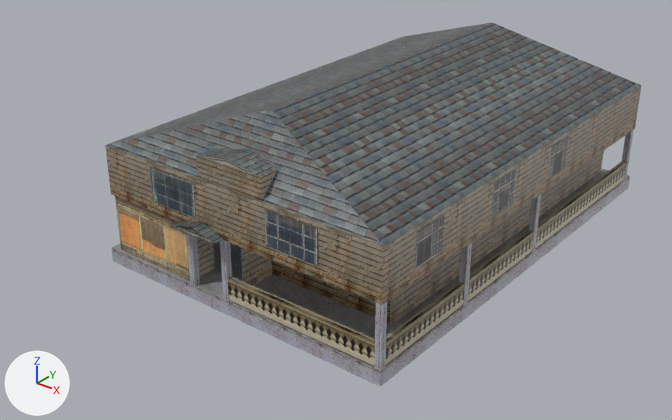
Two versions of the Blender file P8/Models/CJ_casa/CASADECJ_doble.blend, one commit apart.
The view is the same before and after, from a 50 mm lens placed at (8.39, -11.98, 7.34), pointed at (-0.7, -0.61, 0.29). The lights are fixed; the arrows at lower left show +X, +Y and +Z.

Script lines for the objects in view, before the commit:
```python
me_plane_016 = bpy.data.meshes.new('Plane.016')
me_plane_016.from_pydata(...)  # 197 vertices, 125 faces; spans x -1.01..1.0, y -1.53..1.52, z -0.56..0.55
me_plane_016.materials.append(mat_material_005)  # picture img_color_a05_1_png
me_plane_016.materials.append(mat_material_004)  # picture img_color_a05_4_png
me_plane_016.materials.append(mat_material_013)  # picture img_color_a05_4_png
me_plane_016.materials.append(mat_material_014)  # picture img_color_a05_10_png
me_plane_016.materials.append(mat_material_006)  # picture img_color_a05_1_png
me_plane_016.materials.append(mat_material_001)  # picture img_color_a05_10_png
me_plane_016.materials.append(mat_material_002)  # picture img_color_a05_5_png
me_plane_016.materials.append(mat_material_003)  # picture img_color_a05_2_png
me_plane_016.materials.append(mat_material_007)  # picture img_color_a05_10_png
me_plane_016.materials.append(mat_material_008)  # picture img_color_a05_5_png
me_plane_016.materials.append(mat_material_009)  # picture img_color_a05_3_png
me_plane_016.materials.append(mat_material_010)  # picture img_color_a05_3_png
me_plane_016.materials.append(mat_material_011)  # picture img_color_a05_png
me_plane_016.materials.append(mat_material_012)  # picture img_color_a05_8_png
ob_base_casa_001 = bpy.data.objects.new('base casa.001', me_plane_016)
ob_base_casa_001.location = (0.0, 0.0, 1.5)
ob_base_casa_001.scale = (2.68, 2.68, 2.68)
```
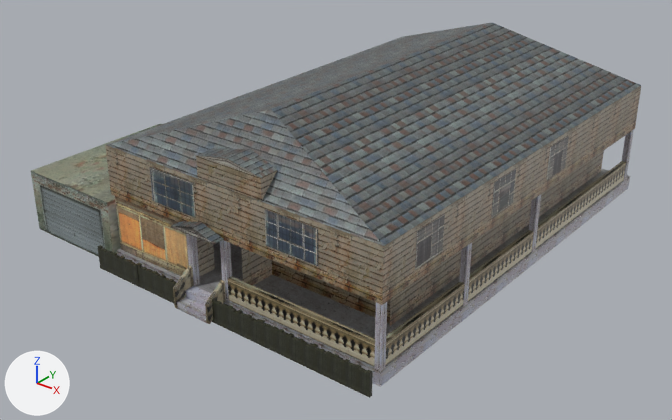
Pixel boxes [x1, y1, x2, y2] of what changed, in the pictures (672 x 420 px):
'Cube', added: after [31, 124, 162, 257]
'Cube.001', added: after [39, 184, 106, 256]
'barda.004', added (black): after [312, 344, 373, 398]
'barda.003', added (black): after [259, 319, 313, 370]
'barda.002', added (black): after [210, 298, 260, 345]
'barda.001', added (black): after [97, 245, 139, 287]
'barda', added (black): after [136, 263, 177, 303]
'AGARRADERAS', added: after [173, 266, 226, 324]
'escaleras', added: after [177, 286, 211, 323]

The change, as a list of edits to the scene's bpy script:
```text
Add img_color_a05_21_png:
    img_color_a05_21_png = load_image('__Color_A05_21.png', 'tex/__Color_A05_21.png', 64, 128, 'sRGB')
Add img_color_a05_14_png:
    img_color_a05_14_png = load_image('__Color_A05_14.png', 'tex/__Color_A05_14.png', 256, 256, 'sRGB')
Add img_color_a05_12_png:
    img_color_a05_12_png = load_image('__Color_A05_12.png', 'tex/__Color_A05_12.png', 256, 256, 'sRGB')
Add mat_material_037:
    mat_material_037 = principled_material('Material.037')
    mat_material_037.texture = img_color_a05_png
Add mat_material_036:
    mat_material_036 = principled_material('Material.036')
    mat_material_036.texture = img_color_a05_1_png
Add mat_material_034:
    mat_material_034 = principled_material('Material.034')
    mat_material_034.texture = img_color_a05_21_png
Add mat_material_016:
    mat_material_016 = principled_material('Material.016')
    mat_material_016.texture = img_color_a05_14_png
Add mat_material_015:
    mat_material_015 = principled_material('Material.015')
    mat_material_015.texture = img_color_a05_12_png
Add me_cube_010:
    me_cube_010.from_pydata(...)  # 16 vertices, 12 faces; spans x -1.12..1.21, y -1.0..0.96, z -0.93..8.53
    me_cube_010.materials.append(mat_material_037)  # picture img_color_a05_png
Add me_cube_009:
    me_cube_009.from_pydata(...)  # 16 vertices, 12 faces; spans x -1.0..1.0, y -1.0..1.0, z -1.0..3.09
    me_cube_009.materials.append(mat_material_036)  # picture img_color_a05_1_png
Add me_cube_008:
    me_cube_008.from_pydata(...)  # 102 vertices, 85 faces; spans x -0.66..0.66, y -1.0..1.0, z -2.0..0.27
    me_cube_008.materials.append(mat_material_034)  # picture img_color_a05_21_png
Add me_cube_001:
    me_cube_001.from_pydata(...)  # 4 vertices, 1 face; spans x -0.82..0.82, y -1.0, z -0.97..0.66
    me_cube_001.materials.append(mat_material_016)  # picture img_color_a05_14_png
Add me_cube:
    me_cube.from_pydata(...)  # 12 vertices, 9 faces; spans x -1.0..1.0, y -1.0..1.0, z -1.0..1.0
    me_cube.materials.append(mat_material_015)  # picture img_color_a05_12_png
Add ob_agarraderas:
    ob_agarraderas = bpy.data.objects.new('AGARRADERAS', me_cube_010)
    ob_agarraderas.location = (-0.49, -4.06, 0.06)
    ob_agarraderas.scale = (-0.317, 0.174, 0.0599)
Add ob_escaleras:
    ob_escaleras = bpy.data.objects.new('escaleras', me_cube_009)
    ob_escaleras.location = (-0.49, -4.06, 0.06)
    ob_escaleras.scale = (-0.317, 0.174, 0.0599)
Add ob_barda_004:
    ob_barda_004 = bpy.data.objects.new('barda.004', me_cube_008)
    ob_barda_004.location = (2.21, -4.13, 0.35)
    ob_barda_004.scale = (0.723, 0.0265, 0.174)
Add ob_barda_003:
    ob_barda_003 = bpy.data.objects.new('barda.003', me_cube_008.copy())
    ob_barda_003.location = (1.26, -4.13, 0.35)
    ob_barda_003.scale = (0.723, 0.0265, 0.174)
Add ob_barda_002:
    ob_barda_002 = bpy.data.objects.new('barda.002', me_cube_008.copy())
    ob_barda_002.location = (0.3, -4.13, 0.35)
    ob_barda_002.scale = (0.723, 0.0265, 0.174)
Add ob_barda_001:
    ob_barda_001 = bpy.data.objects.new('barda.001', me_cube_008.copy())
    ob_barda_001.location = (-2.22, -4.13, 0.35)
    ob_barda_001.scale = (0.723, 0.0265, 0.174)
Add ob_barda:
    ob_barda = bpy.data.objects.new('barda', me_cube_008.copy())
    ob_barda.location = (-1.29, -4.13, 0.35)
    ob_barda.scale = (0.723, 0.0265, 0.174)
Add ob_cube_001:
    ob_cube_001 = bpy.data.objects.new('Cube.001', me_cube_001)
    ob_cube_001.location = (-3.62, -2.49, 0.55)
    ob_cube_001.scale = (1.0, 1.44, 0.55)
Add ob_cube:
    ob_cube = bpy.data.objects.new('Cube', me_cube)
    ob_cube.location = (-3.62, -2.49, 0.55)
    ob_cube.scale = (1.0, 1.44, 0.55)
```
